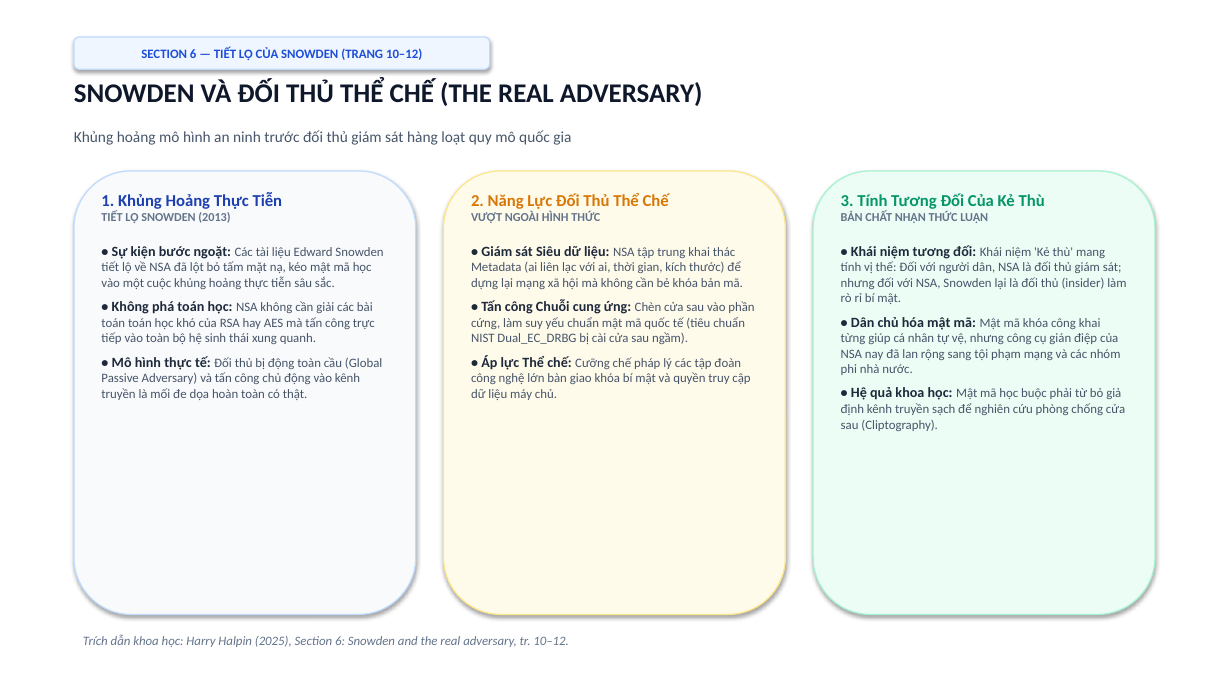
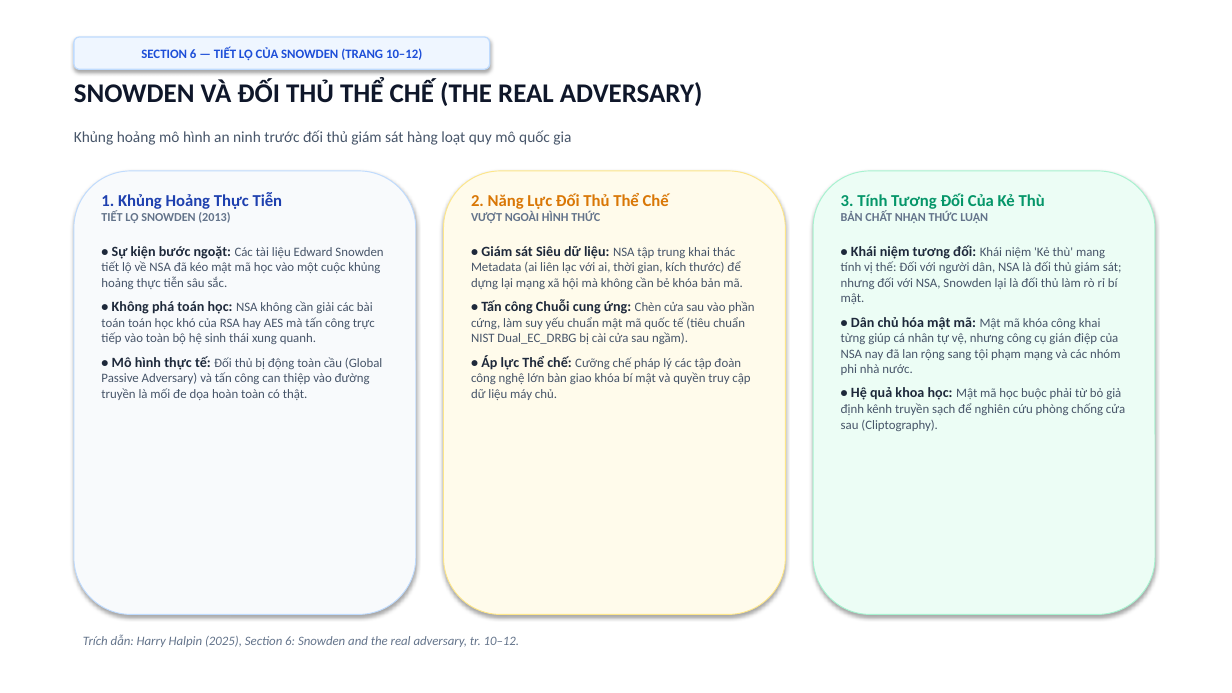
Before and after one commit to kietvo5924/ATBMHTTT_DT005_FileIntegrity, a slide deck: slide 8 of Bao_Cao_Giua_Ky_DT05_Final.pptx (slide 9 before the commit). Drawn at 1232x693 pixels with LibreOffice and Linux fonts; fonts in the diff are those of the drawing. Boxes give left, top, right and bottom in pixels: in the first picture for what was removed or moved away, otherwise in the second. Text is boxed around its words. In the diff, an @@ line names an element or a change of style, - is before the commit and + after.

```diff
--- a/Bao_Cao_Giua_Ky_DT05_Final.pptx
+++ b/Bao_Cao_Giua_Ky_DT05_Final.pptx
@@ rounded rectangle at (x1=74, y1=171, x2=416, y2=615): outline #BFDBFE 1 pt to #BFDBFE 0.75 pt @@
@@ rounded rectangle at (x1=444, y1=171, x2=786, y2=615): outline #FDE68A 1 pt to #FDE68A 0.75 pt @@
@@ rounded rectangle at (x1=813, y1=171, x2=1155, y2=615): outline #A7F3D0 1 pt to #A7F3D0 0.75 pt @@
@@ text at (x1=101, y1=246, x2=383, y2=289): text changed @@
-• Sự kiện bước ngoặt: Các tài liệu Edward Snowden tiết lộ về NSA đã lột bỏ tấm mặt nạ, kéo mật mã học vào một cuộc khủng hoảng thực tiễn sâu sắc.
+• Sự kiện bước ngoặt: Các tài liệu Edward Snowden tiết lộ về NSA đã kéo mật mã học vào một cuộc khủng hoảng thực tiễn sâu sắc.
@@ text at (x1=841, y1=245, x2=1122, y2=304): text changed @@
-• Khái niệm tương đối: Khái niệm 'Kẻ thù' mang tính vị thế: Đối với người dân, NSA là đối thủ giám sát; nhưng đối với NSA, Snowden lại là đối thủ (insider) làm rò rỉ bí mật.
+• Khái niệm tương đối: Khái niệm 'Kẻ thù' mang tính vị thế: Đối với người dân, NSA là đối thủ giám sát; nhưng đối với NSA, Snowden lại là đối thủ làm rò rỉ bí mật.
@@ text at (x1=101, y1=356, x2=382, y2=400): text changed @@
-• Mô hình thực tế: Đối thủ bị động toàn cầu (Global Passive Adversary) và tấn công chủ động vào kênh truyền là mối đe dọa hoàn toàn có thật.
+• Mô hình thực tế: Đối thủ bị động toàn cầu (Global Passive Adversary) và tấn công can thiệp vào đường truyền là mối đe dọa hoàn toàn có thật.
@@ text at (x1=83, y1=634, x2=520, y2=647): text changed @@
-Trích dẫn khoa học: Harry Halpin (2025), Section 6: Snowden and the real adversary, tr. 10–12.
+Trích dẫn: Harry Halpin (2025), Section 6: Snowden and the real adversary, tr. 10–12.
```
Also in this commit, not shown: 12 other slides changed, 1 slide added, 1 slide removed, 20 other files.
